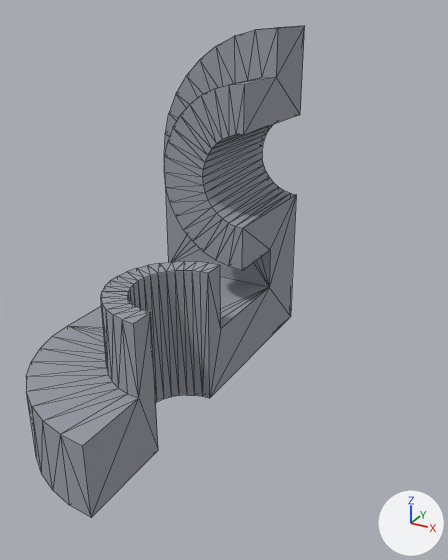
The glTF model 3d models/sheet7/models/FigureP7.2.a.glb: old version first, new version second.
The view is the same before and after, from a 50 mm lens placed at (0.0583, -0.1444, 0.0789), pointed at (0.0035, -0.0448, 0.0291). Arrows for +X, +Y and +Z are at lower right; the lights stay in place. Mesh edges are drawn as thin lines. Vertices at the same position are counted once.

The first picture shows 'FigureP7.2.a'.
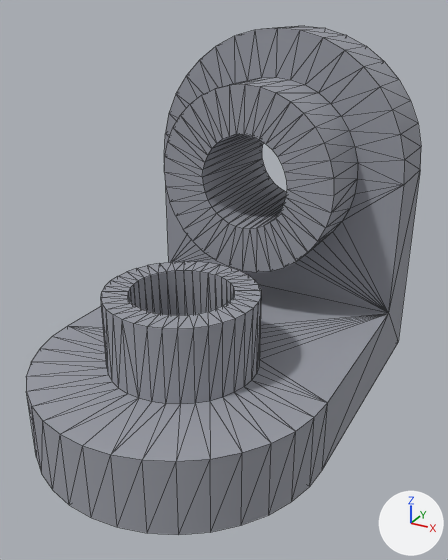
What differs and where, as boxes [x1, y1, x2, y2] in the pictures (448 x 560 px):
```json
{"object": "FigureP7.2.a", "change": "reshaped", "before": [26, 26, 304, 517], "after": [26, 26, 421, 535], "on screen": "42% wider"}
{"part": 1, "of": "me_mesh_0", "change": "built on", "before": [60, 26, 304, 517], "after": [60, 26, 421, 535]}
```

Scene script edits in JSON lines:
```json
{"block": "me_mesh_0", "where": "# used by ob_figurep7_2_a; location = (0.0, 0.0, 0.0)"}
{"op": "remove", "block": "me_mesh_0", "code": "me_mesh_0.from_pydata(...)  # 197 vertices, 390 faces; spans x -0.03..0.0, y -0.085..0.0, z 0.0..0.075"}
{"op": "add", "block": "me_mesh_0", "code": "me_mesh_0.from_pydata(...)  # 368 vertices, 740 faces; spans x -0.03..0.03, y -0.085..0.0, z 0.0..0.075"}
{"block": "me_mesh_0", "change": "me_mesh_0 part 1"}
{"block": "me_mesh_0", "change": "11 vertices are removed from x -0.0099..0.0, y -0.015..0.0, z 0.0..0.0549"}
{"block": "me_mesh_0", "change": "75 faces are deleted"}
{"block": "me_mesh_0", "change": "88 vertices are added at x 0.0017..0.03, y -0.0845..0.0, z 0.0..0.0745"}
{"block": "me_mesh_0", "change": "8 new vertices lie (0.0, 0.03, 0.0) away from vertices in x -0.0098..-0.0017, y -0.03, z 0.0467..0.0548"}
{"block": "me_mesh_0", "change": "26 new vertices lie (0.0, 0.015, 0.0) away from vertices in x 0.0035..0.03, y -0.03..-0.015, z 0.0253..0.0745"}
{"block": "me_mesh_0", "change": "26 new vertices lie (0.0, 0.0, 0.015) away from vertices in x 0.0026..0.03, y -0.0845..-0.0402, z 0.0..0.015"}
{"block": "me_mesh_0", "change": "17 new vertices lie (0.0, 0.03, 0.0) away from vertices in x 0.0017..0.01, y -0.03, z 0.0352..0.0548"}
{"block": "me_mesh_0", "change": "17 new vertices lie (0.0, 0.0, 0.03) away from vertices in x 0.0017..0.01, y -0.0648..-0.0452, z 0.0"}
{"block": "me_mesh_0", "change": "425 new faces join them"}
```
